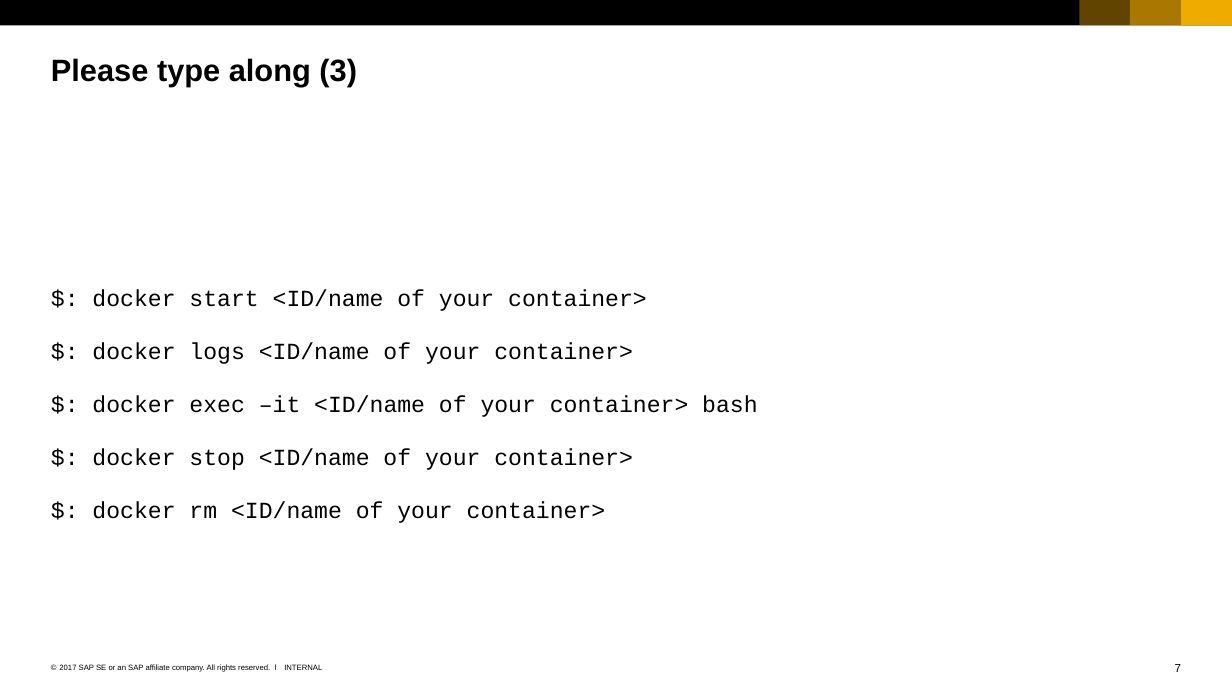
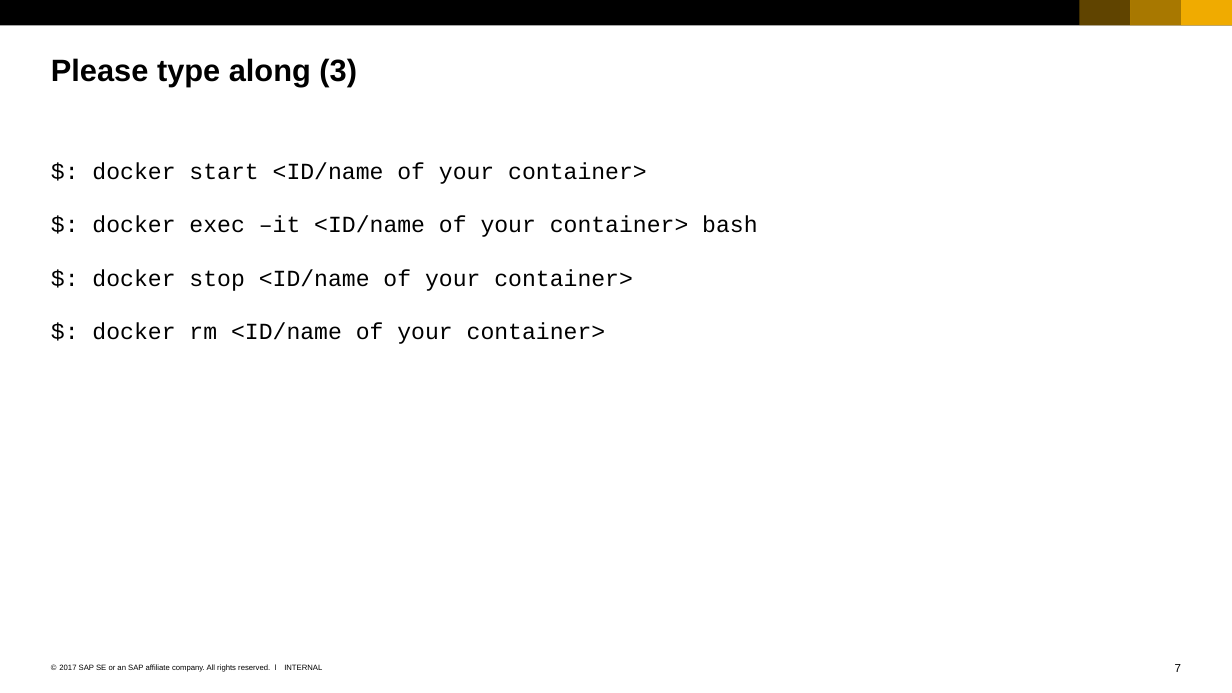
Before and after one commit to sriramrokkam/k8s-training, a slide deck: slide 7 of docker/02_Container_Lifecycle.pptx. Drawn at 1232x693 pixels with LibreOffice and Linux fonts; fonts in the diff are those of the drawing. Boxes give left, top, right and bottom in pixels: in the first picture for what was removed or moved away, otherwise in the second. Text is boxed around its words. In the diff, an @@ line names an element or a change of style, - is before the commit and + after.

Commit message:
update type along exercise using ubuntu image and installation of cowsay

```diff
--- a/docker/02_Container_Lifecycle.pptx
+++ b/docker/02_Container_Lifecycle.pptx
@@ text "$: docker start <ID/name of ...": place and size @@
-text "$: docker start <ID/name of ..." at [92,289,757,523]
+text "$: docker start <ID/name of ..." at [92,163,757,344]
@@ text at [92,342,633,364]: paragraph removed @@
-$: docker logs <ID/name of your container>
```
Also in this commit, not shown: 4 other slides changed.
